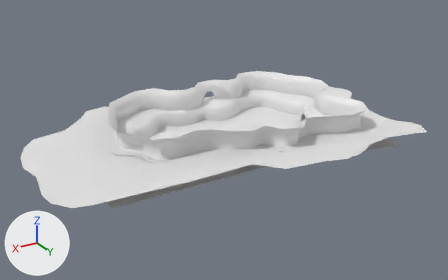
Before and after pictures for a commit that changed the FBX model 3D Assets/All Props/Set Props/Levels/MineShaftLevel/Mineshaft Lobby/SPROP_MineShaftLobby_001.fbx.
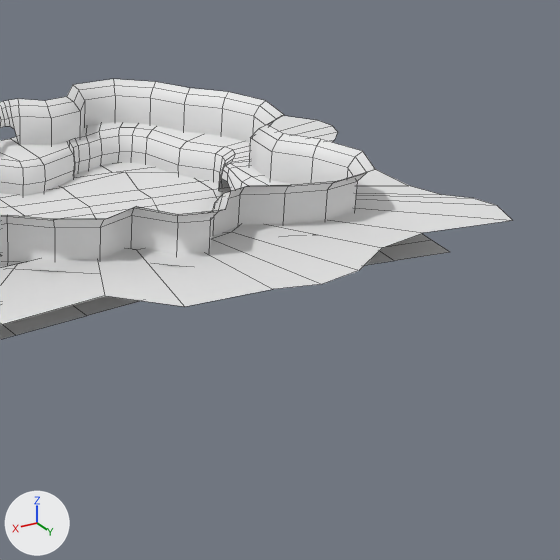
Old and new are each drawn whole from a camera (50 mm lens) standing at (118.6, 196.5, 100.7) and looking at (5.4, 7.7, 6.3) and again close up on the part from 46% to 100% of the width and 13% to 99% of the height. The lights are fixed; the arrows at lower left show +X, +Y and +Z. The close-ups show mesh edges as thin lines. Where no turn or scale is listed for an object, it has been applied to the vertices.

The first close-up shows 'SPROP_MineShaftLobby_001'.
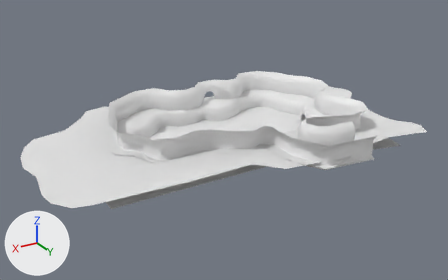
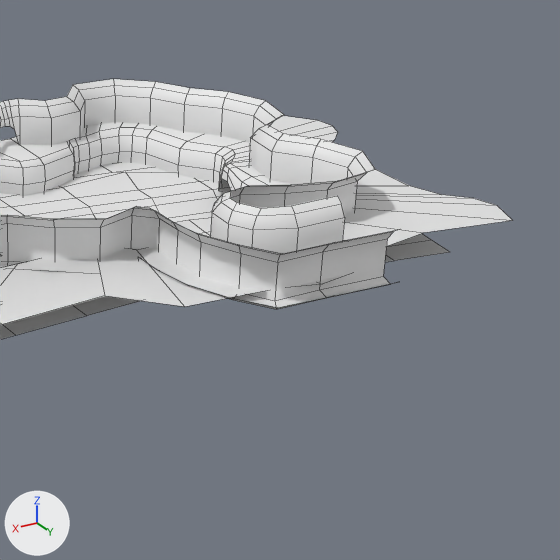
Commit message: Fixed Mineshaft 1 Lobby

Location of each change, (x1, y1, x2, y2) in pixels of the close-ups (560 x 560 px):
part 1 of me_mesh, built on
    before: (131, 191, 231, 266)
    after: (131, 191, 397, 309)

Edits to the bpy script that builds the scene:
```text
Change me_mesh:
    used by ob_sprop_mineshaftlobby_001; location = (0.0, 2.6, 3.1)
    remove me_mesh.from_pydata(...)  # 675 vertices, 555 faces; spans x -68.8..79.6, y -45.3..47.9, z -3.0..14.8
    add me_mesh.from_pydata(...)  # 735 vertices, 600 faces; spans x -68.8..79.6, y -45.3..52.7, z -3.0..14.8
    me_mesh part 1
    5 faces are deleted
    12 vertices move from x -11.1..-2.2, y 28.5..34.8, z 5.0..14.8 to x -14.9..0.4, y 25.4..31.6, z 5.0..14.8
    53 vertices are added at x -31.3..0.7, y 30.6..52.7, z 4.7..14.8
    7 new vertices lie (0.0, 0.0, 6.3) away from vertices in x -28.9..-4.0, y 32.7..46.3, z 5.0..5.9
    50 new faces join them
```
